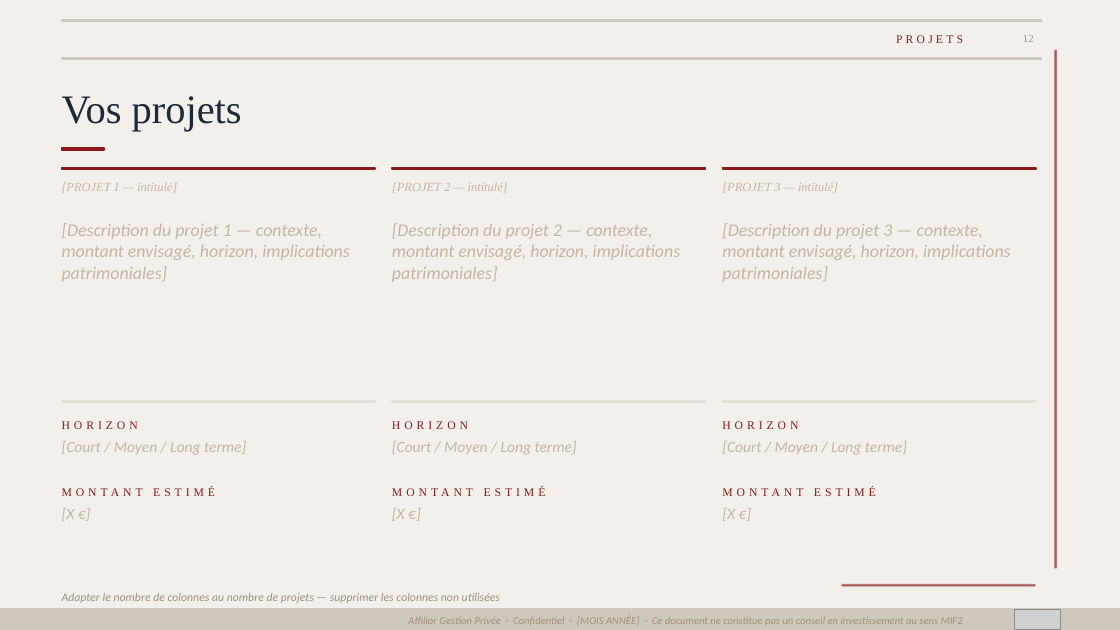
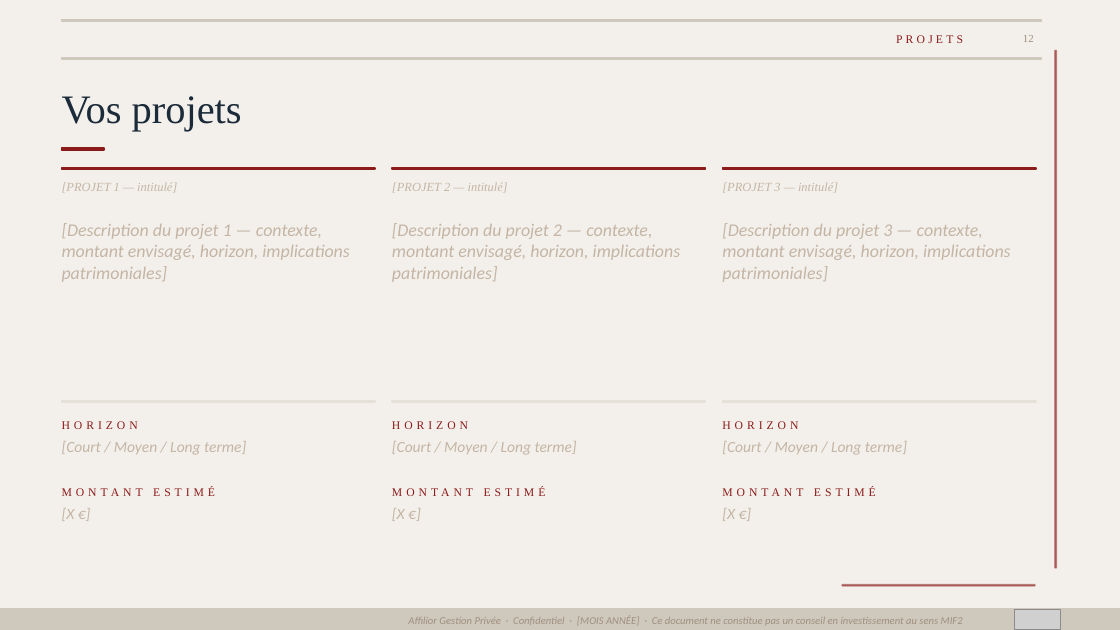
Before and after one commit to fififi1717/mkgt, a slide deck: slide 12 of Cans_Mstr.pptx. Drawn at 1120x630 pixels with LibreOffice and Linux fonts; fonts in the diff are those of the drawing; grey boxes stand for pictures. Boxes give left, top, right and bottom in pixels: in the first picture for what was removed or moved away, otherwise in the second. Text is boxed around its words. In the diff, an @@ line names an element or a change of style, - is before the commit and + after.

```diff
--- a/Cans_Mstr.pptx
+++ b/Cans_Mstr.pptx
@@ text removed at box(62, 593, 500, 603) @@
-Adapter le nombre de colonnes au nombre de projets — supprimer les colonnes non utilisées
```
Also in this commit, not shown: 1 other slide changed.
